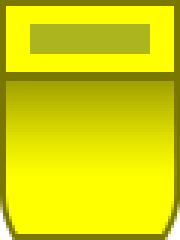
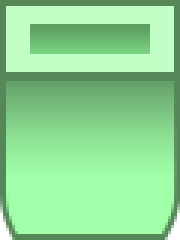
The second (180, 240) image is a revision of the first. Changes to its layers:
painted on "Фигура 19" over [30, 24, 150, 54]
painted on "Фигура 16" over [0, 0, 180, 78]
painted on "Фигура 18" over [0, 75, 180, 240]
